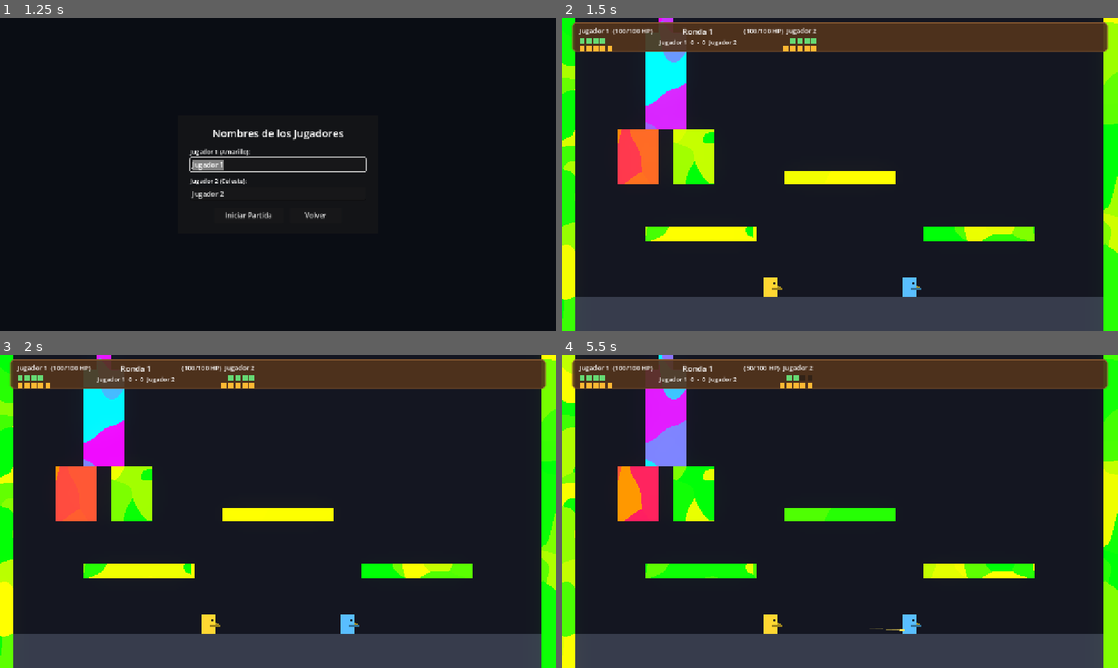
Above: before the commit, frames 1-4 (two rows, left to right).
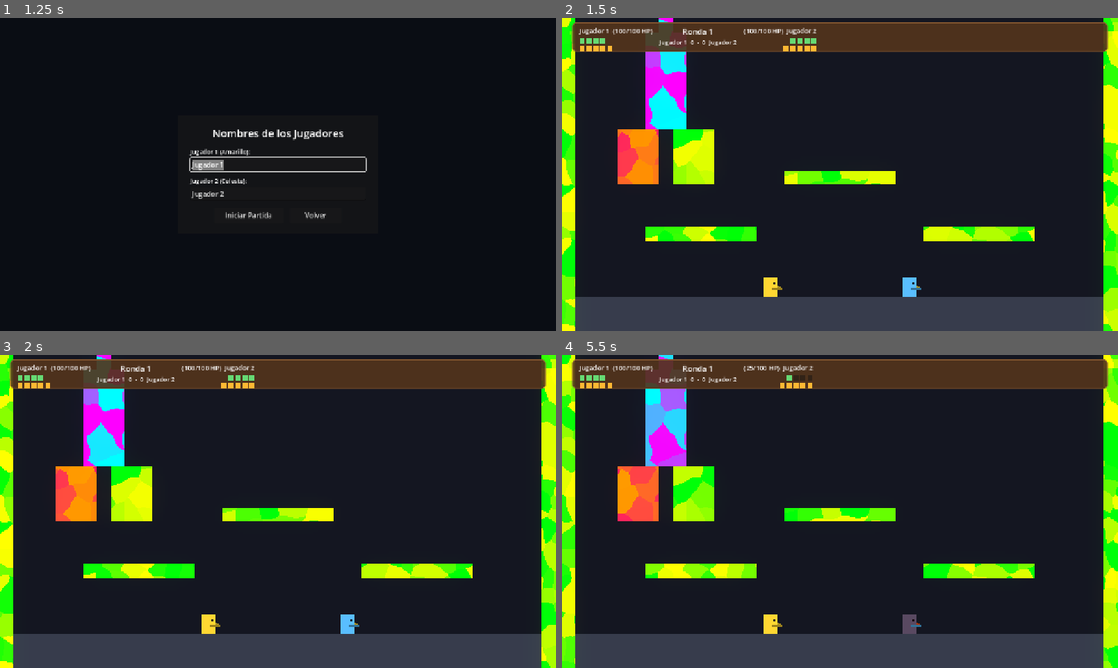
Above: after the commit, the same moments.

Repository: AdriR1ze/ONIET_Rounds
Game: Godot game, scene res://ui/main_menu.tscn
Two runs of this game, one before a commit and one after it. Both use one fixed random seed, a clock stepped at 60 frames per second and the inputs below.
Inputs (mouse positions are in pixels of both pictures, inside the frame that each line leads up to):
- Up to frame 1 (1.25 s): click "Jugar" at 0.5 s
- Up to frame 2 (1.5 s): click "Iniciar Partida" at 1.25 s
- Up to frame 3 (2 s): no input
- Up to frame 4 (5.5 s): tap Enter at 2 s; move the mouse to (962, 495) at 2.02 s; tap V (p1_fire) at 2.1, 3.6, 5.1 s; click (962, 495) at 2.17 s; drag from (728, 527) to (773, 624) at 2.77 s; move the mouse to (895, 442) at 3.52 s; click (895, 442) at 3.67 s; drag from (812, 574) to (673, 464) at 4.27 s; move the mouse to (1006, 558) at 5.02 s; click (1006, 558) at 5.17 s

Frame 1 is identical in both runs. In frame 2, 9.6% of the frame differs, in the area x 0-100%, y 0-100%; in frame 3, 9.5%; in frame 4, 11%.

Commit message:
arreglos en shaders y en balas y coyote time y esquinas

Diff:
--- a/rounds/effects/material_paredes.tres
+++ b/rounds/effects/material_paredes.tres
@@ -17,8 +17,10 @@
 shader = ExtResource("1_ffcn0")
 shader_parameter/palette = SubResource("GradientTexture2D_neon")
 shader_parameter/cell_size = 80.0
-shader_parameter/jitter = 2.0
+shader_parameter/jitter = 0.4
 shader_parameter/skip_chance = 0.55
-shader_parameter/warp_amount = 1.5
+shader_parameter/warp_amount = 0.6
 shader_parameter/warp_scale = 1.0
 shader_parameter/color_speed = 0.6
+shader_parameter/fit_to_shape = true
+shader_parameter/target_cells = 9.0
--- a/rounds/effects/neon_grid.gdshader
+++ b/rounds/effects/neon_grid.gdshader
@@ -4,15 +4,26 @@
 // GradientTexture2D asignado a "palette". Con 2+ colores interpola solo.
 uniform sampler2D palette : source_color, hint_default_white;
 
-// Tamaño de cada subdivisión en píxeles (independiente de la forma del objeto).
+// Tamaño de cada subdivisión en píxeles (solo se usa en modo mundo, o sea con
+// "fit_to_shape" desactivado).
 uniform float cell_size = 80.0;
-uniform float jitter = 2.0;
+uniform float jitter = 0.4;
 uniform float skip_chance = 0.55;
 
-uniform float warp_amount = 1.5;
+uniform float warp_amount = 0.6;
 uniform float warp_scale = 1.0;
 
 uniform float color_speed = 0.6;
+
+// false = patrón global en espacio de mundo (ideal para tilemaps o paredes
+// continuas). true = ajusta el patrón al rectángulo repartiendo una cantidad
+// fija de celdas, así cualquier forma (ancha, alta o cuadrada) se ve pareja
+// y sin franjas diminutas ni blobs recortados.
+uniform bool fit_to_shape = false;
+
+// Con "fit_to_shape" activo, cuántas celdas se reparten a lo largo del lado
+// largo del rectángulo (un cuadrado usa 3x3 = 9).
+uniform float target_cells = 9.0;
 
 varying vec2 world_pos;
 
@@ -37,8 +48,35 @@
 	world_pos = (MODEL_MATRIX * vec4(VERTEX, 0.0, 1.0)).xy;
 }
 
+// Reparte las celdas dentro del rectángulo: el lado largo recibe ~target_cells
+// celdas repartidas de forma que las celdas queden lo más cuadradas posible, y
+// el lado corto recibe un mínimo de 2 para que nunca quede una sola fila o
+// columna. Deduce el tamaño comparando cuánto cambia la posición de mundo
+// respecto del UV; funciona con ColorRect y sprites por igual.
+vec2 fit_uv(vec2 wp, vec2 obj_uv) {
+	vec2 size = fwidth(wp) / fwidth(obj_uv);
+	float aspect = size.x / max(size.y, 1e-6);
+	float budget = max(target_cells, 4.0);
+	float ratio = max(aspect, 1.0 / max(aspect, 1e-6));
+	float long_side = max(round(sqrt(budget * ratio)), 2.0);
+	float short_side = max(round(budget / long_side), 2.0);
+	vec2 cells;
+	if (aspect >= 1.0) {
+		cells = vec2(long_side, short_side);
+	} else {
+		cells = vec2(short_side, long_side);
+	}
+	return obj_uv * cells;
+}
+
 void fragment() {
-	vec2 uv = world_pos / cell_size;
+	vec2 d_uv = fwidth(UV);
+	vec2 uv;
+	if (fit_to_shape && d_uv.x > 1e-7 && d_uv.y > 1e-7) {
+		uv = fit_uv(world_pos, UV);
+	} else {
+		uv = world_pos / cell_size;
+	}
 
 	vec2 warp = vec2(noise(uv * warp_scale), noise(uv * warp_scale + 31.7)) - 0.5;
 	vec2 warped = uv + warp * warp_amount;
--- a/rounds/effects/neon_tiles_azul_violeta.tres
+++ b/rounds/effects/neon_tiles_azul_violeta.tres
@@ -13,9 +13,9 @@
 [resource]
 shader = ExtResource("1_vwdqi")
 shader_parameter/palette = SubResource("GradientTexture2D_ej3wn")
-shader_parameter/cell_size = 80.0
-shader_parameter/jitter = 2.0
+shader_parameter/cell_size = 32.0
+shader_parameter/jitter = 0.4
 shader_parameter/skip_chance = 0.55
-shader_parameter/warp_amount = 1.5
+shader_parameter/warp_amount = 0.6
 shader_parameter/warp_scale = 1.0
 shader_parameter/color_speed = 0.6
--- a/rounds/effects/neon_tiles_cian_magenta.tres
+++ b/rounds/effects/neon_tiles_cian_magenta.tres
@@ -13,9 +13,9 @@
 [resource]
 shader = ExtResource("1_ow1gr")
 shader_parameter/palette = SubResource("GradientTexture2D_qc7yb")
-shader_parameter/cell_size = 80.0
-shader_parameter/jitter = 2.0
+shader_parameter/cell_size = 32.0
+shader_parameter/jitter = 0.4
 shader_parameter/skip_chance = 0.55
-shader_parameter/warp_amount = 1.5
+shader_parameter/warp_amount = 0.6
 shader_parameter/warp_scale = 1.0
 shader_parameter/color_speed = 0.6
--- a/rounds/effects/neon_tiles_rosa_naranja.tres
+++ b/rounds/effects/neon_tiles_rosa_naranja.tres
@@ -13,9 +13,9 @@
 [resource]
 shader = ExtResource("1_vh13p")
 shader_parameter/palette = SubResource("GradientTexture2D_s7dap")
-shader_parameter/cell_size = 80.0
-shader_parameter/jitter = 2.0
+shader_parameter/cell_size = 32.0
+shader_parameter/jitter = 0.4
 shader_parameter/skip_chance = 0.55
-shader_parameter/warp_amount = 1.5
+shader_parameter/warp_amount = 0.6
 shader_parameter/warp_scale = 1.0
 shader_parameter/color_speed = 0.6
--- a/rounds/effects/neon_tiles_verde_amarillo.tres
+++ b/rounds/effects/neon_tiles_verde_amarillo.tres
@@ -13,9 +13,9 @@
 [resource]
 shader = ExtResource("1_jmwcj")
 shader_parameter/palette = SubResource("GradientTexture2D_kpot0")
-shader_parameter/cell_size = 80.0
-shader_parameter/jitter = 2.0
+shader_parameter/cell_size = 32.0
+shader_parameter/jitter = 0.4
 shader_parameter/skip_chance = 0.55
-shader_parameter/warp_amount = 1.5
+shader_parameter/warp_amount = 0.6
 shader_parameter/warp_scale = 1.0
 shader_parameter/color_speed = 0.6
--- a/rounds/player/components/weapon_component.gd
+++ b/rounds/player/components/weapon_component.gd
@@ -89,12 +89,12 @@
 	var cantidad := _stat_entero(&"projectiles", 1)
 	var dispersion: float = _stat(&"spread", 0.0)
 	var dano := _stat_entero(&"damage", 25)
-	var velocidad: float = _stat(&"bullet_speed", 780.0)
-	var duracion: float = _stat(&"bullet_lifetime", 2.5)
+	var velocidad: float = _stat(&"bullet_speed", 1050.0)
+	var duracion: float = _stat(&"bullet_lifetime", 1.5)
 	var penetracion := _stat_entero(&"pierce", 0)
 	var empuje: float = _stat(&"knockback", 0.0)
-	var gravedad: float = _stat(&"bullet_gravity", 720.0)
-	var rozamiento: float = _stat(&"bullet_drag", 0.2)
+	var gravedad: float = _stat(&"bullet_gravity", 1200.0)
+	var rozamiento: float = _stat(&"bullet_drag", 0.0)
 
 	var is_quick := false
 	if _quickdraw_ready:
--- a/rounds/player/player.gd
+++ b/rounds/player/player.gd
@@ -28,7 +28,8 @@
 @export_group("Jump Game Feel")
 @export var coyote_time: float = 0.12
 @export var jump_buffer_time: float = 0.12
-@export var corner_correction_distance: float = 8.0
+@export var corner_correction_step: float = 2.0
+@export var corner_correction_max: float = 12.0
 
 @onready var _input: PlayerInput = $PlayerInput
 @onready var _weapon: WeaponComponent = $WeaponComponent
@@ -36,6 +37,9 @@
 @onready var _stats: StatSheet = $StatSheet
 @onready var _body_animation: AnimationPlayer = $BodyAnimation
 @onready var _hit_flash: AnimationPlayer = $HitFlash
+@onready var _corner_ray_left: RayCast2D = $CornerRayLeft
+@onready var _corner_ray_right: RayCast2D = $CornerRayRight
+@onready var _ground_ray: RayCast2D = $GroundRay
 
 var facing: int = 1
 var can_control: bool = true
@@ -78,7 +82,7 @@
 			_handle_aim()
 			_handle_actions()
 
-	_apply_corner_correction(delta)
+	_apply_corner_correction()
 	move_and_slide()
 
 
@@ -101,7 +105,8 @@
 		_jump_buffer_timer = 0.0
 		return
 
-	if is_on_floor():
+	_ground_ray.force_raycast_update()
+	if _ground_ray.is_colliding() and velocity.y >= 0.0:
 		_coyote_timer = coyote_time
 	else:
 		_coyote_timer = maxf(_coyote_timer - delta, 0.0)
@@ -110,60 +115,6 @@
 		_jump_buffer_timer = jump_buffer_time
 	else:
 		_jump_buffer_timer = maxf(_jump_buffer_timer - delta, 0.0)
-
-
-func _apply_corner_correction(delta: float) -> void:
-	if not can_control or current_state == PlayerState.DEAD or velocity.y >= 0.0:
-		return
-
-	var up_step := Vector2(0.0, minf(velocity.y * delta, -2.0))
-	if not test_move(global_transform, up_step):
-		return
-
-	var max_dist := int(corner_correction_distance)
-	var found_right := 0
-	var found_left := 0
-
-	# Buscar menor desplazamiento a la derecha
-	for i in range(1, max_dist + 1):
-		var step_x := float(i)
-		if not test_move(global_transform, Vector2(step_x, 0.0), null, 0.08, true):
-			var trans_right := global_transform
-			trans_right.origin.x += step_x
-			if not test_move(trans_right, up_step, null, 0.08, true):
-				found_right = i
-				break
-
-	# Buscar menor desplazamiento a la izquierda
-	for i in range(1, max_dist + 1):
-		var step_x := float(-i)
-		if not test_move(global_transform, Vector2(step_x, 0.0), null, 0.08, true):
-			var trans_left := global_transform
-			trans_left.origin.x += step_x
-			if not test_move(trans_left, up_step, null, 0.08, true):
-				found_left = i
-				break
-
-	var chosen_offset := 0.0
-	if found_right > 0 and found_left > 0:
-		if found_right < found_left:
-			chosen_offset = float(found_right)
-		elif found_left < found_right:
-			chosen_offset = float(-found_left)
-		else:
-			if velocity.x > 0.0:
-				chosen_offset = float(found_right)
-			elif velocity.x < 0.0:
-				chosen_offset = float(-found_left)
-			else:
-				chosen_offset = float(found_right * facing)
-	elif found_right > 0:
-		chosen_offset = float(found_right)
-	elif found_left > 0:
-		chosen_offset = float(-found_left)
-
-	if not is_zero_approx(chosen_offset):
-		global_position.x += chosen_offset
 
 
 func _apply_gravity(delta: float) -> void:
@@ -194,12 +145,35 @@
 	if _input.is_lock_pressed():
 		return
 	if _jump_buffer_timer > 0.0 and _coyote_timer > 0.0:
+		velocity.y = _stats.get_stat(&"jump_velocity")
 		_jump_buffer_timer = 0.0
 		_coyote_timer = 0.0
-		velocity.y = _stats.get_stat(&"jump_velocity")
 		AudioManager.reproducir("salto", 0.05)
 	if _input.is_jump_just_released() and velocity.y < 0.0:
 		velocity.y *= 0.5
+
+
+func _apply_corner_correction() -> void:
+	if not can_control or current_state == PlayerState.DEAD or velocity.y >= 0.0:
+		return
+	var left_hit := _corner_ray_hits(_corner_ray_left)
+	var right_hit := _corner_ray_hits(_corner_ray_right)
+	if left_hit == right_hit:
+		return
+	var direction := 1.0 if left_hit else -1.0
+	var travelled := 0.0
+	while travelled < corner_correction_max:
+		global_position.x += direction * corner_correction_step
+		travelled += corner_correction_step
+		left_hit = _corner_ray_hits(_corner_ray_left)
+		right_hit = _corner_ray_hits(_corner_ray_right)
+		if not left_hit and not right_hit:
+			return
+
+
+func _corner_ray_hits(ray: RayCast2D) -> bool:
+	ray.force_raycast_update()
+	return ray.is_colliding()
 
 
 func _handle_aim() -> void:
--- a/rounds/player/player.tscn
+++ b/rounds/player/player.tscn
@@ -166,6 +166,21 @@
 shape = SubResource("RectangleShape2D_crouch")
 disabled = true
 
+[node name="CornerRayLeft" type="RayCast2D" parent="."]
+position = Vector2(-14, -20)
+target_position = Vector2(0, -16)
+collision_mask = 1
+
+[node name="CornerRayRight" type="RayCast2D" parent="."]
+position = Vector2(14, -20)
+target_position = Vector2(0, -16)
+collision_mask = 1
+
+[node name="GroundRay" type="RayCast2D" parent="."]
+position = Vector2(0, 20)
+target_position = Vector2(0, 8)
+collision_mask = 1
+
 [node name="WeaponComponent" type="Node2D" parent="." unique_id=336549377]
 position = Vector2(4, 4)
 script = ExtResource("3_weapon")
--- a/rounds/project.godot
+++ b/rounds/project.godot
@@ -27,9 +27,7 @@
 
 window/size/viewport_width=1280
 window/size/viewport_height=720
-window/size/resizable=true
 window/stretch/mode="canvas_items"
-window/stretch/aspect="keep"
 
 [global_group]
 
--- a/rounds/stats/stat_sheet.gd
+++ b/rounds/stats/stat_sheet.gd
@@ -9,10 +9,10 @@
 	&"max_health": 100.0,
 	&"fire_rate": 5.0,
 	&"damage": 25.0,
-	&"bullet_speed": 780.0,
-	&"bullet_lifetime": 2.5,
-	&"bullet_gravity": 720.0,
-	&"bullet_drag": 0.2,
+	&"bullet_speed": 1050.0,
+	&"bullet_lifetime": 1.5,
+	&"bullet_gravity": 1200.0,
+	&"bullet_drag": 0.0,
 	&"max_ammo": 3.0,
 	&"reload_time": 1.2,
 	&"projectiles": 1.0,
--- a/rounds/weapons/bullet.gd
+++ b/rounds/weapons/bullet.gd
@@ -3,14 +3,14 @@
 const BULLET_SCENE: PackedScene = preload("res://weapons/bullet.tscn")
 const MAX_TRAIL_POINTS := 8
 
-@export var speed: float = 780.0
-@export var lifetime: float = 2.5
+@export var speed: float = 1050.0
+@export var lifetime: float = 1.5
 @export var damage: int = 25
 @export var pierce: int = 0
 @export var knockback: float = 0.0
-@export var bullet_gravity: float = 720.0
-@export var drag: float = 0.2
-@export var max_fall_speed: float = 1200.0
+@export var bullet_gravity: float = 1200.0
+@export var drag: float = 0.0
+@export var max_fall_speed: float = 2000.0
 @export var bounces: int = 0
 @export var splits: int = 0
 @export var wall_pierce: int = 0
@@ -88,10 +88,9 @@
 	if drag > 0.0:
 		velocity -= velocity * (drag * delta)
 
-	# 2. Gravedad adaptativa: menor al disparar recto, mayor en parábola
-	var vert_ratio := clampf(absf(_initial_dir.y) / 0.55, 0.0, 1.0)
-	var gravity_factor := lerpf(0.20, 1.0, vert_ratio)
-	velocity.y += (bullet_gravity * gravity_factor) * delta
+	# 2. Gravedad según ángulo de disparo: tiro frontal más plano, arriba/abajo caída rápida
+	var grav_scale := lerpf(0.30, 1.0, absf(_initial_dir.y))
+	velocity.y += (bullet_gravity * grav_scale) * delta
 	if velocity.y > max_fall_speed:
 		velocity.y = max_fall_speed
 
--- a/rounds/weapons/bullet.tscn
+++ b/rounds/weapons/bullet.tscn
@@ -1,18 +1,18 @@
-[gd_scene load_steps=3 format=3]
+[gd_scene format=3 uid="uid://b4hd6bix1h7oy"]
 
-[ext_resource type="Script" path="res://weapons/bullet.gd" id="1_bullet"]
+[ext_resource type="Script" uid="uid://qk21o6fd6hh1" path="res://weapons/bullet.gd" id="1_bullet"]
 
 [sub_resource type="CircleShape2D" id="CircleShape2D_bullet"]
 radius = 4.0
 
-[node name="Bullet" type="Area2D"]
+[node name="Bullet" type="Area2D" unique_id=2114709615]
 collision_layer = 32
 collision_mask = 21
 script = ExtResource("1_bullet")
 
-[node name="CollisionShape2D" type="CollisionShape2D" parent="."]
+[node name="CollisionShape2D" type="CollisionShape2D" parent="." unique_id=1607304708]
 shape = SubResource("CircleShape2D_bullet")
 
-[node name="Visual" type="Polygon2D" parent="."]
+[node name="Visual" type="Polygon2D" parent="." unique_id=1404317625]
 color = Color(1, 0.9, 0.35, 1)
 polygon = PackedVector2Array(-6, -3.5, 3, -3.5, 7, 0, 3, 3.5, -6, 3.5)
Not shown, added: .opencode/skills/godot-nodes-first/SKILL.md
